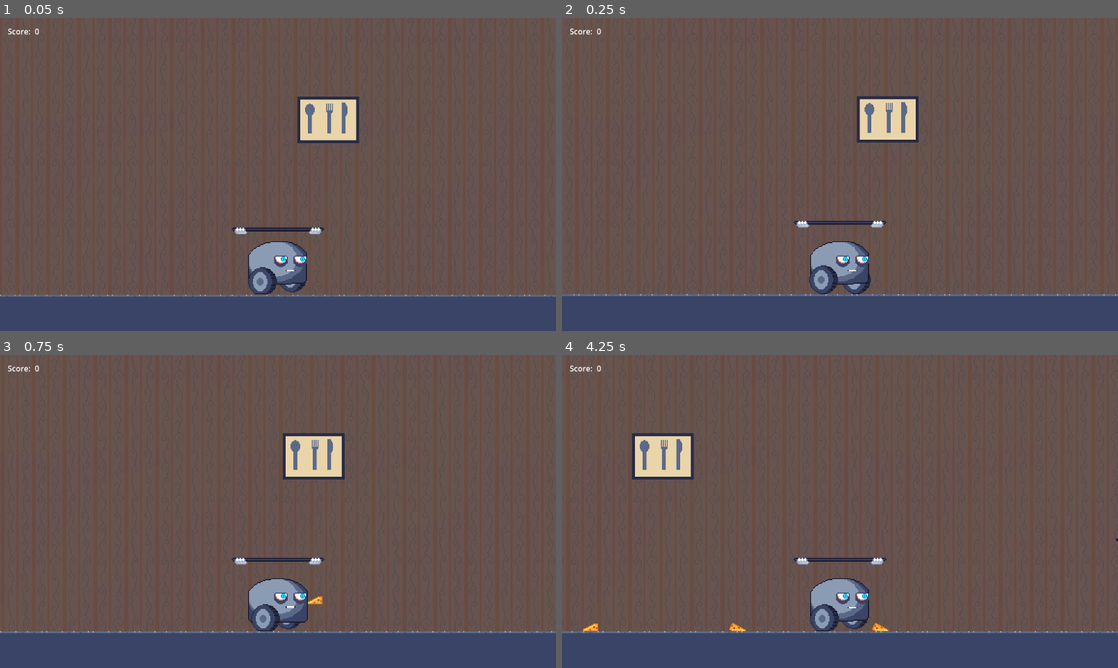
Above: before the commit, frames 1-4 (two rows, left to right).
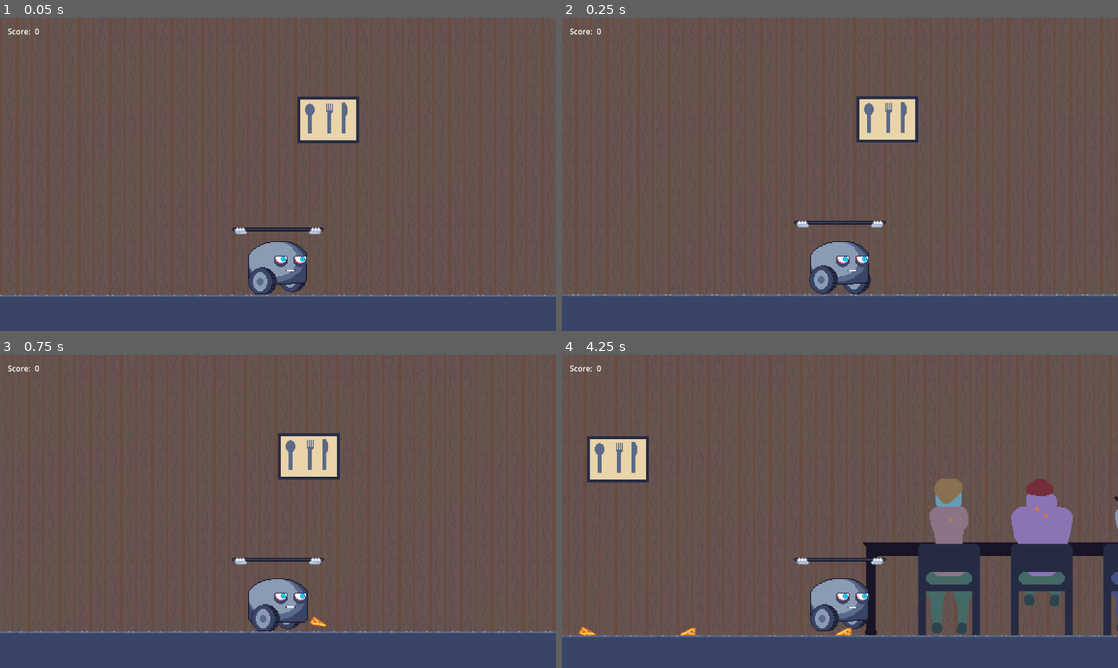
Above: after the commit, the same moments.

Repository: qntnt/alt_ctrl_jam
Game: Godot game, scene res://game_scene.tscn
Same seed, same stepped clock (60 frames per second), same inputs: the game is played once before the commit and once after it.
Inputs (mouse positions are in pixels of both pictures, inside the frame that each line leads up to):
- Up to frame 1 (0.05 s): no input
- Up to frame 2 (0.25 s): no input
- Up to frame 3 (0.75 s): tap Enter at 0.5 s; move the mouse to (400, 495) at 0.52 s; hold Space (big_button) from 0.53 s (still down); click (400, 495) at 0.67 s
- Up to frame 4 (4.25 s): release Space (big_button) at 1.25 s; drag from (728, 527) to (812, 574) at 1.27 s; move the mouse to (895, 442) at 2.02 s; hold Space (big_button) 2.03-2.75 s; click (895, 442) at 2.17 s; drag from (812, 574) to (673, 464) at 2.77 s; move the mouse to (1006, 558) at 3.52 s; hold Space (big_button) from 3.53 s (still down); click (1006, 558) at 3.67 s

Frame 1 is identical in both runs. In frame 2, 0.2% of the frame differs, in the area x 0-100%, y 25-89%; in frame 3, 1.1%; in frame 4, 14%, in the area x 0-100%, y 24-90%.

Commit message:
shorten distance between sections

Diff:
--- a/nodes/robot/robot.tscn
+++ b/nodes/robot/robot.tscn
@@ -132,6 +132,7 @@
 floor_block_on_wall = false
 safe_margin = 0.16
 script = ExtResource("1_sd8df")
+move_speed = 120.0
 
 [node name="Camera2D" type="Camera2D" parent="."]
 position = Vector2(0, -124)
@@ -197,7 +198,7 @@
 position = Vector2(332, -290)
 
 [node name="NextSectionSpawnPoint" type="Node2D" parent="."]
-position = Vector2(600, 0)
+position = Vector2(400, 0)
 
 [connection signal="button_pressed" from="InputController" to="ItemThrowController" method="_on_input_controller_button_pressed"]
 [connection signal="left_hand_input_changed" from="InputController" to="Tray" method="_on_input_controller_left_hand_input_changed"]
